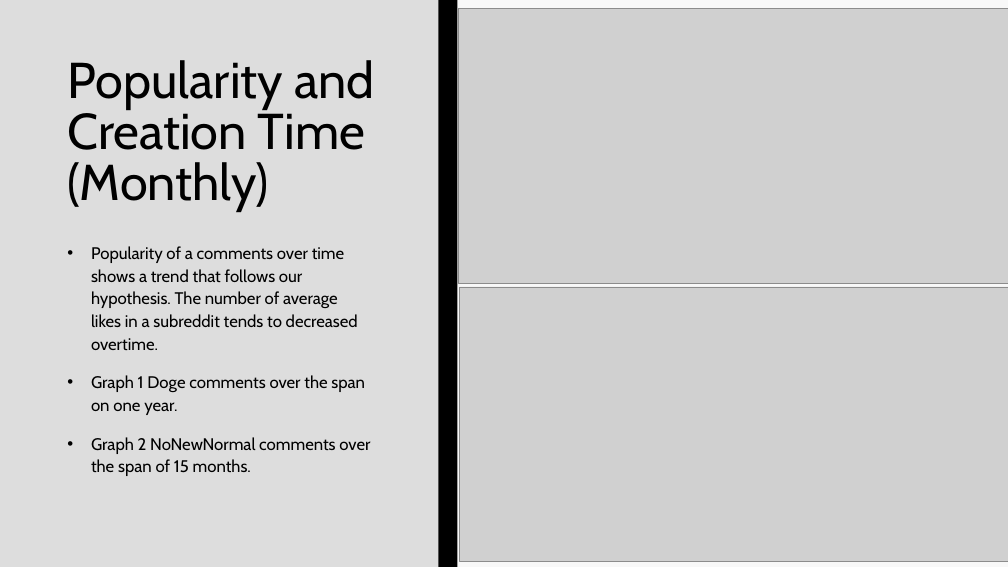
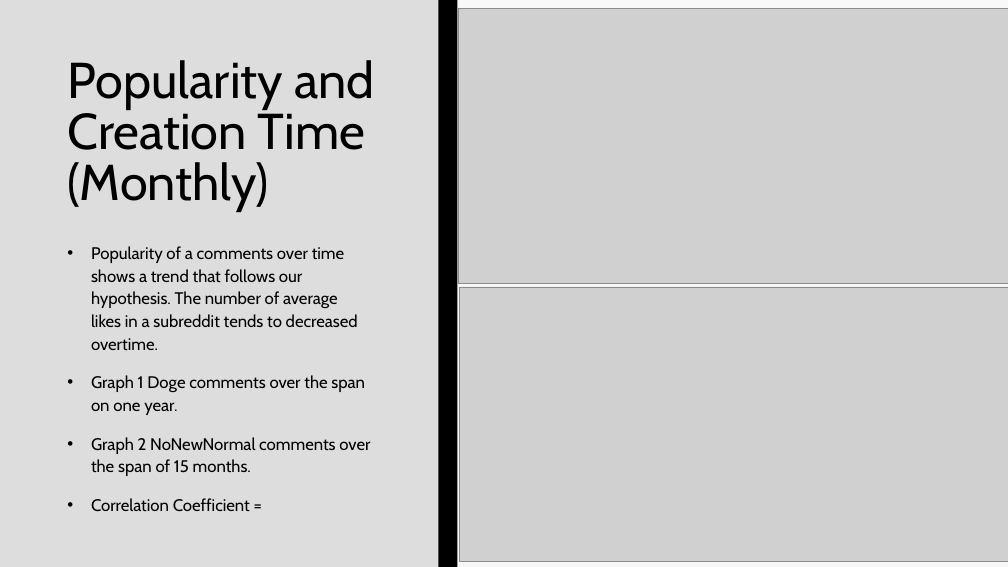
Before and after one commit to EvaTarr/CMPT412Project, a slide deck: slide 8 of presentation.pptx (slide 7 before the commit). Drawn at 1008x567 pixels with LibreOffice and Linux fonts; fonts in the diff are those of the drawing; grey boxes stand for pictures. Boxes give left, top, right and bottom in pixels: in the first picture for what was removed or moved away, otherwise in the second. Text is boxed around its words. In the diff, an @@ line names an element or a change of style, - is before the commit and + after.

```diff
--- a/presentation.pptx
+++ b/presentation.pptx
@@ text at [91,498,250,512]: paragraph added @@
+• Correlation Coefficient =
```
Also in this commit, not shown: 5 other slides changed, 1 slide added, 3 other files.
